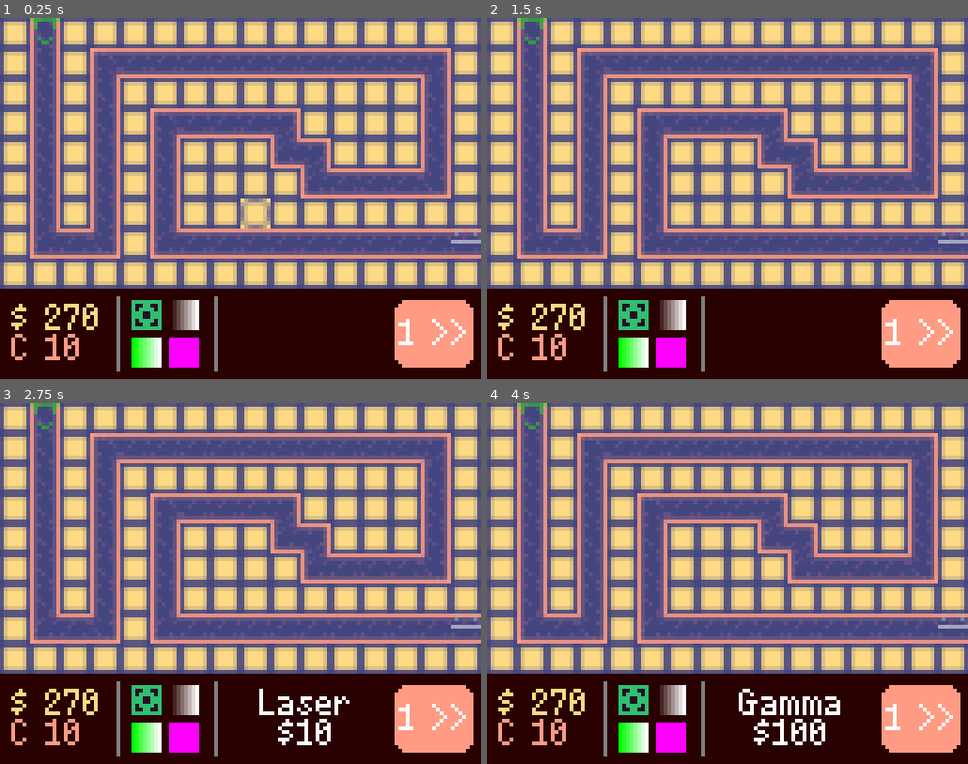
Above: before the commit, frames 1-4 (two rows, left to right).
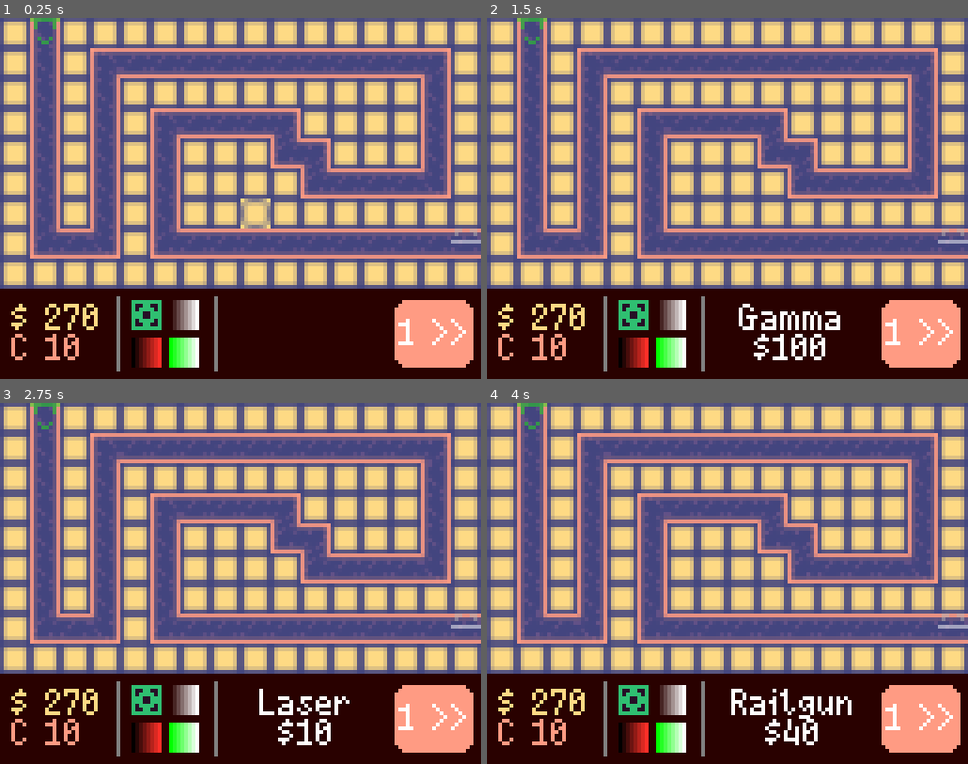
Above: after the commit, the same moments.

Repository: VernalUmbrella/spotkeeper-td
Game: Godot game, scene res://main/main.tscn
Same seed, same stepped clock (60 frames per second), same inputs: the game is played once before the commit and once after it.
Inputs (mouse positions are in pixels of both pictures, inside the frame that each line leads up to):
- Up to frame 1 (0.25 s): no input
- Up to frame 2 (1.5 s): click (669, 353) at 0.52 s; click (669, 353) at 1.27 s
- Up to frame 3 (2.75 s): click (144, 699) at 2 s
- Up to frame 4 (4 s): click (669, 699) at 2.75 s; click (631, 738) at 3.5 s

The runs differ from the first frame. In frame 1, 1.0% of the frame differs, in the area x 27-42%, y 88-97%; in frame 2, 2.1%; in frame 3, 1.0%; in frame 4, 2.4%, in the area x 27-76%, y 79-97%.

Commit message:
Set up all TowerButtons

Diff:
--- a/game_objects/towers/gamma/gamma_tower.tres
+++ b/game_objects/towers/gamma/gamma_tower.tres
@@ -19,7 +19,7 @@
 cost = 100
 damage = 5.0
 attacks_per_second = 0.0
-attack_range = 4.0
+attack_range = 3.0
 max_targets = 2
 targeting_mode = 0
 tower_script = ExtResource("2_luh1p")
--- a/ui/hud/hud.tscn
+++ b/ui/hud/hud.tscn
@@ -7,6 +7,7 @@
 [ext_resource type="Resource" uid="uid://7voeqhthrrmn" path="res://game_objects/towers/laser/laser_tower.tres" id="4_6f0sp"]
 [ext_resource type="Resource" uid="uid://bderd3qgjtoq" path="res://game_objects/towers/pulse/pulse_tower.tres" id="5_0vkf1"]
 [ext_resource type="Resource" uid="uid://dsyxqm4ckg5oy" path="res://game_objects/towers/gamma/gamma_tower.tres" id="6_41mfy"]
+[ext_resource type="Resource" uid="uid://cng5hjf2visvo" path="res://game_objects/towers/railgun/railgun_tower.tres" id="6_85qpw"]
 
 [sub_resource type="StyleBoxFlat" id="StyleBoxFlat_pt5df"]
 bg_color = Color(0.6, 0.6, 0.6, 0)
@@ -99,11 +100,12 @@
 layout_mode = 2
 texture_normal = SubResource("GradientTexture2D_q840n")
 script = ExtResource("3_q8wr8")
-tower_stats = ExtResource("6_41mfy")
+tower_stats = ExtResource("6_85qpw")
 
-[node name="DemolishButton" type="TextureButton" parent="HBar/MarginContainer/HBoxContainer/GridContainer"]
+[node name="GammaTower" type="TextureButton" parent="HBar/MarginContainer/HBoxContainer/GridContainer"]
 layout_mode = 2
 script = ExtResource("3_q8wr8")
+tower_stats = ExtResource("6_41mfy")
 
 [node name="VSeparator2" type="VSeparator" parent="HBar/MarginContainer/HBoxContainer"]
 layout_mode = 2
Not shown: 1 places in ui/hud/hud.tscn that only renumber resources
